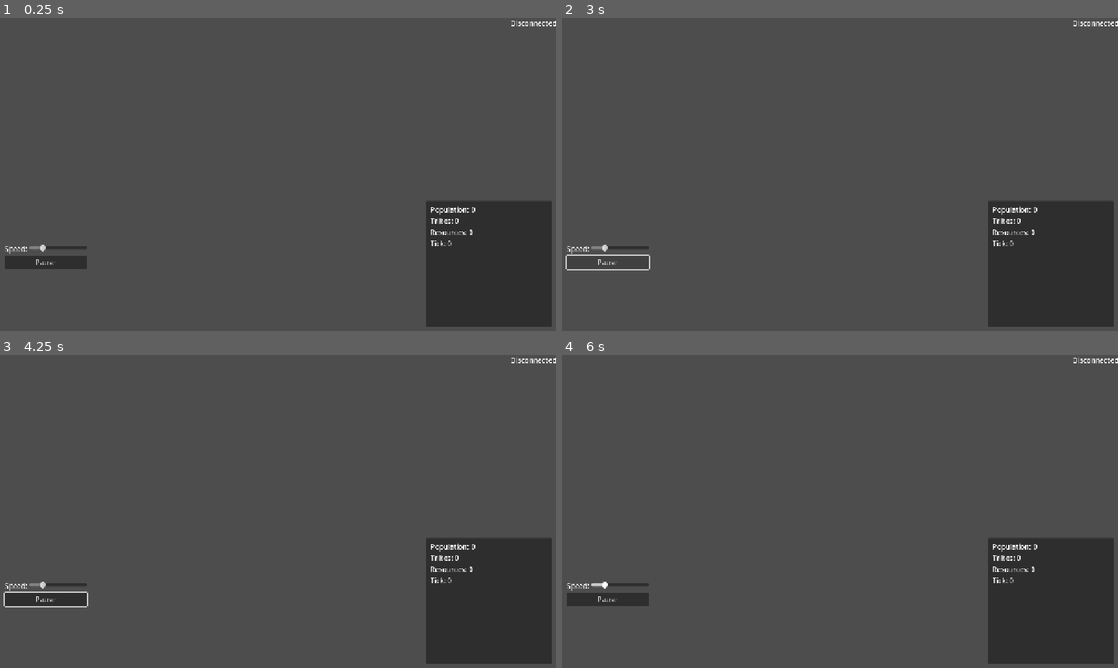
Above: before the commit, frames 1-4 (two rows, left to right).
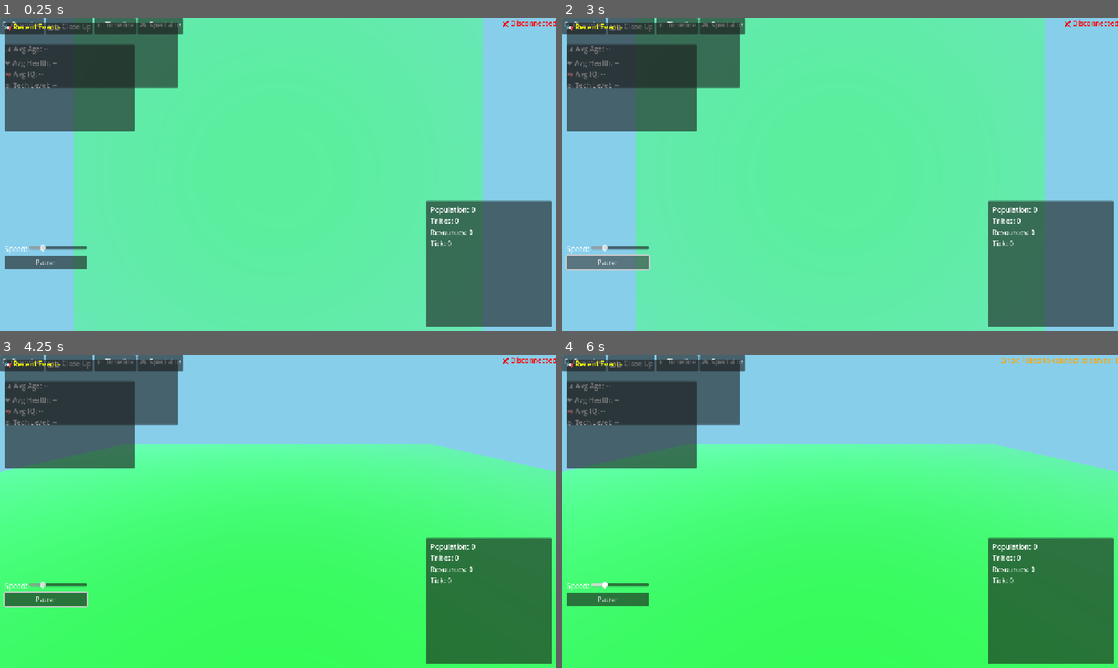
Above: after the commit, the same moments.

Repository: paceyconning/EvoWorld
Game: Godot game, scene res://scenes/Main.tscn
The game is run twice, just before and just after one commit, with the same random seed, the same clock (stepped at 60 frames per second) and the same inputs.
Inputs (mouse positions are in pixels of both pictures, inside the frame that each line leads up to):
- Up to frame 1 (0.25 s): no input
- Up to frame 2 (3 s): click (584, 27) at 0.5 s, where only the run after the commit has a clickable "🔍 Overview"; click (678, 27) at 1.25 s, where only the run after the commit has a clickable "📊 Timeline"; click (723, 27) at 2 s, where only the run after the commit has a clickable "🎮 Spectator"; click "Pause" at 2.75 s
- Up to frame 3 (4.25 s): move the mouse to (400, 495) at 3.52 s; hold Right (ui_right) from 3.53 s (still down); click (400, 495) at 3.67 s
- Up to frame 4 (6 s): move the mouse to (728, 527) at 4.27 s; release Right (ui_right) at 4.28 s; hold Down (ui_down) 4.28-5.03 s; move the mouse to (895, 442) at 5.02 s; hold Right (ui_right) 5.03-5.78 s; move the mouse to (812, 574) at 5.77 s; hold Up (ui_up) from 5.78 s (still down); click (812, 574) at 5.92 s

The runs differ from the first frame. In frame 1, 100% of the frame differs, in the area x 0-100%, y 0-100%; in frame 2, 99%; in frame 3, 99%; in frame 4, 99%.
Error before the commit: Parse Error: Cannot find member "PRESET_RIGHT" in base "Control". (res://scripts/MainController.gd:658)

Commit message:
fix: Resolve GDScript compatibility issues
🔧 Fixed Godot 4.4 compatibility:
- Replaced Color.is_empty() with Color.TRANSPARENT comparison
- Changed PointLight3D to OmniLight3D (correct Godot 4 class)
- Removed Color.WARM_WHITE (not available in Godot 4)
- Removed problematic Control.PRESET_RIGHT anchor preset
- Fixed manual positioning for entity detail panel

✅ Status: Frontend now loads without errors
🔄 Next: Test full simulation with real backend data

Diff:
--- a/frontend/scripts/HumanoidController.gd
+++ b/frontend/scripts/HumanoidController.gd
@@ -136,7 +136,7 @@
 	label.text = label_text
 
 	# Update label color based on health
-	if not health_color.is_empty():
+	if health_color != Color.TRANSPARENT:
 		label.modulate = health_color
 
 func set_properties(data: Dictionary):
@@ -162,15 +162,15 @@
 	var final_color = Color.WHITE
 
 	# Blend age and health colors
-	if not age_color.is_empty() and not health_color.is_empty():
+	if age_color != Color.TRANSPARENT and health_color != Color.TRANSPARENT:
 		final_color = age_color.lerp(health_color, 0.5)
 
 	# Add intelligence glow
-	if not intelligence_color.is_empty():
+	if intelligence_color != Color.TRANSPARENT:
 		material.emission = intelligence_color * 0.3
 
 	# Add tribe color influence
-	if not tribe_color.is_empty():
+	if tribe_color != Color.TRANSPARENT:
 		final_color = final_color.lerp(tribe_color, 0.3)
 
 	material.albedo_color = final_color
--- a/frontend/scripts/MainController.gd
+++ b/frontend/scripts/MainController.gd
@@ -655,7 +655,6 @@
 	"""Add entity detail panel for showing selected entity information"""
 	var entity_panel = Panel.new()
 	entity_panel.name = "EntityDetailPanel"
-	entity_panel.set_anchors_and_offsets_preset(Control.PRESET_RIGHT)
 	entity_panel.position = Vector2(-300, 10)
 	entity_panel.size = Vector2(290, 400)
 	entity_panel.visible = false
--- a/frontend/scripts/WorldRenderer.gd
+++ b/frontend/scripts/WorldRenderer.gd
@@ -56,10 +56,10 @@
 	add_child(main_light)
 
 	# Add point light for dramatic effect
-	var point_light = PointLight3D.new()
+	var point_light = OmniLight3D.new()
 	point_light.name = "PointLight"
 	point_light.light_energy = 0.5
-	point_light.light_color = Color.WARM_WHITE
+	point_light.light_color = Color.WHITE
 	point_light.position = Vector3(0, 10, 0)
 	add_child(point_light)
 
